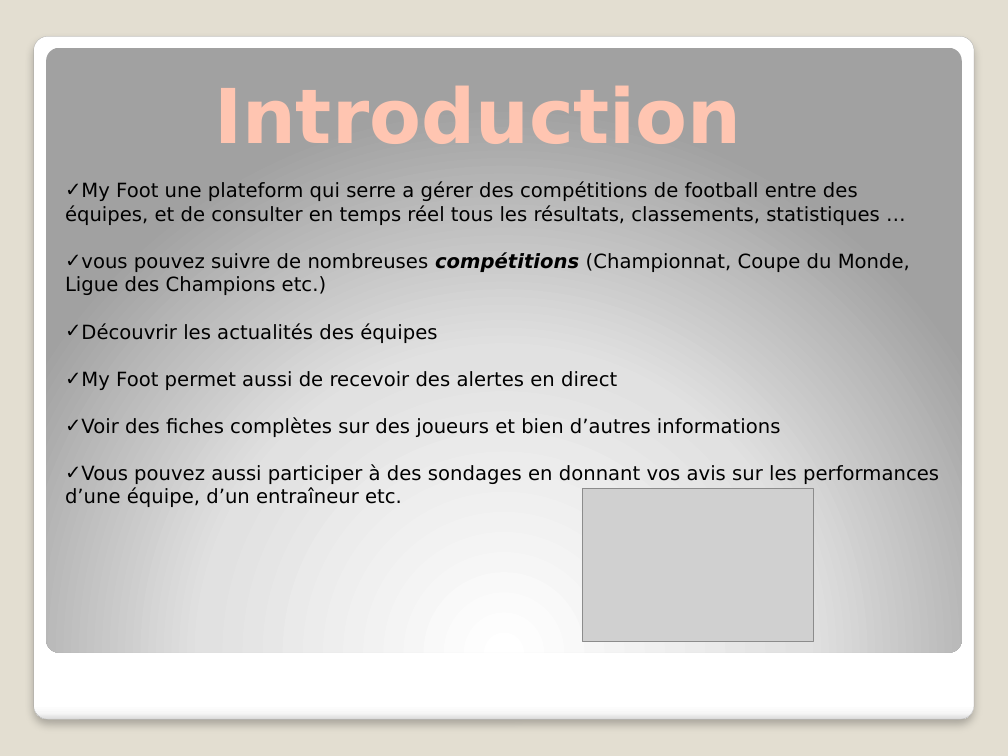
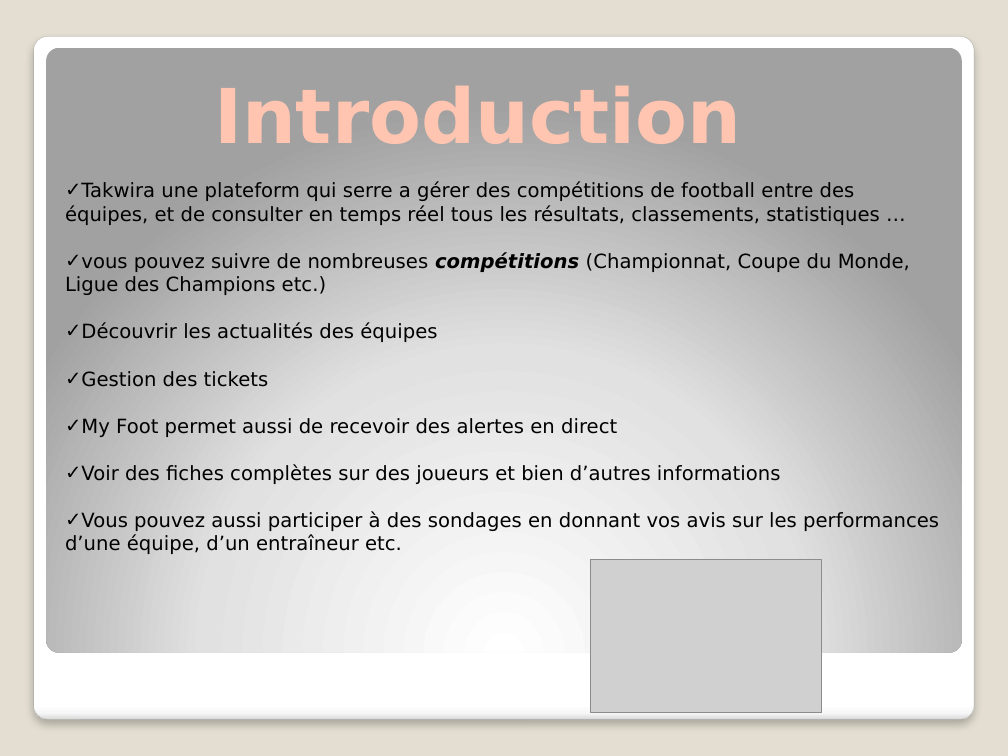
Before and after one commit to ichrak-star/PISymfony, a slide deck: slide 2 of Conception/MyFoot.pptx. Drawn at 1008x756 pixels with LibreOffice and Linux fonts; fonts in the diff are those of the drawing; grey boxes stand for pictures. Boxes give left, top, right and bottom in pixels: in the first picture for what was removed or moved away, otherwise in the second. Text is boxed around its words. In the diff, an @@ line names an element or a change of style, - is before the commit and + after.

```diff
--- a/Conception/MyFoot.pptx
+++ b/Conception/MyFoot.pptx
@@ text at (x1=65, y1=182, x2=880, y2=225): text changed @@
-✓ My Foot une plateform qui serre a gérer des compétitions de football entre des équipes, et de consulter en temps réel tous les résultats, classements, statistiques …
+✓ Takwira une plateform qui serre a gérer des compétitions de football entre des équipes, et de consulter en temps réel tous les résultats, classements, statistiques …
@@ text at (x1=65, y1=371, x2=269, y2=387): paragraph added @@
+✓ Gestion des tickets
@@ picture moved from (x1=583, y1=488, x2=813, y2=641) to (x1=591, y1=559, x2=822, y2=713) @@
```
Also in this commit, not shown: 6 other slides changed, 1 other file.
